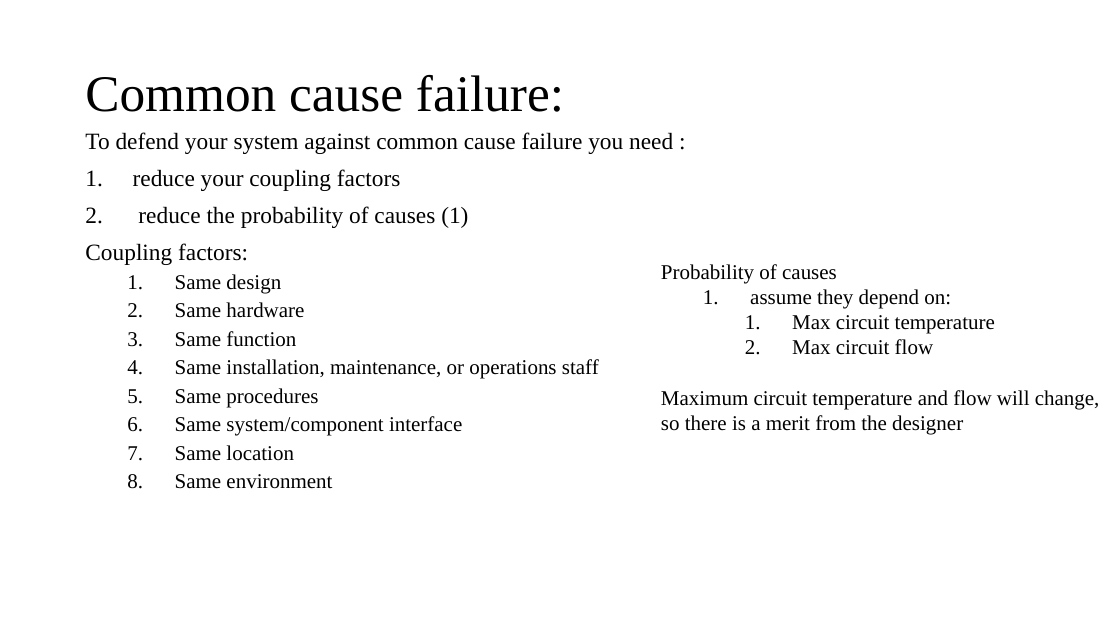
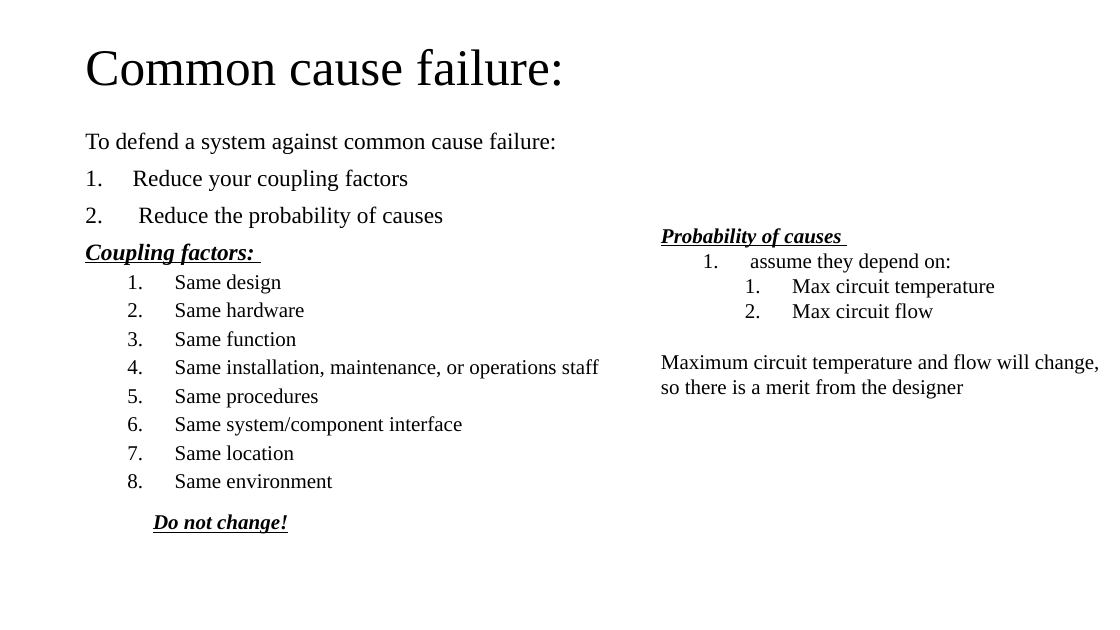
Before and after one commit to NikolaosKallieros/oklo_project, a slide deck: slide 3 of dracs_calculation/dracs.pptx (slide 2 before the commit). Drawn at 1120x630 pixels with LibreOffice and Linux fonts; fonts in the diff are those of the drawing. Boxes give left, top, right and bottom in pixels: in the first picture for what was removed or moved away, otherwise in the second. Text is boxed around its words. In the diff, an @@ line names an element or a change of style, - is before the commit and + after.

```diff
--- a/dracs_calculation/dracs.pptx
+++ b/dracs_calculation/dracs.pptx
@@ title "Common cause failure:": place and size @@
-title "Common cause failure:" at [85, 75, 564, 112]
+title "Common cause failure:" at [85, 49, 564, 86]
@@ text at [85, 132, 556, 228]: text changed @@
-To defend your system against common cause failure you need :
-1. reduce your coupling factors
-2. reduce the probability of causes (1)
+To defend a system against common cause failure:
+1. Reduce your coupling factors
+2. Reduce the probability of causes
@@ text "Probability of causes": place and size @@
-text "Probability of causes" at [661, 264, 1100, 435]
+text "Probability of causes" at [661, 228, 1100, 399]
@@ text at [661, 228, 841, 247]: bold on, italic on, underline on in "Probability of causes" @@
@@ text at [85, 243, 255, 265]: bold on, italic on, underline on in "Coupling factors:" @@
@@ text added at [153, 514, 288, 534], 18 pt, text #000000, bold, italic, underline @@
+Do not change!
```
Also in this commit, not shown: 4 other slides changed, 19 slides added, 2 slides removed, 10 other files.
